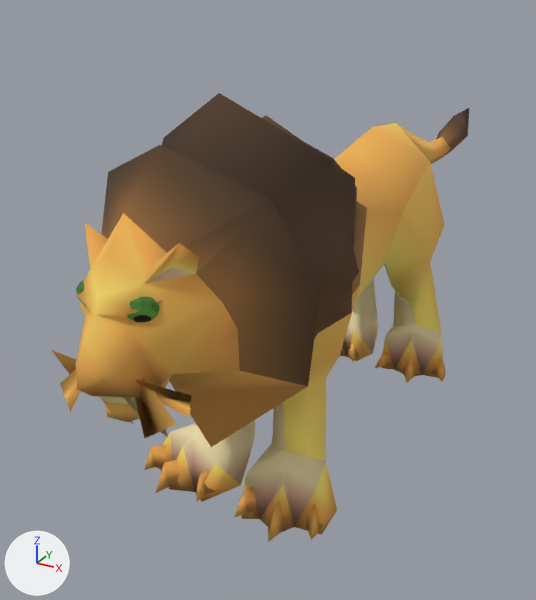
The glTF model public/assets/models/wild_lion.glb, before and after one commit.
Rendered twice from a 50 mm camera at (1.36, -2.71, 2.12) aimed at (-0.31, 0.33, 0.6). Arrows for +X, +Y and +Z are at lower left; the lights stay in place. The older version comes first. Where no turn or scale is listed for an object, it has been applied to the vertices.

The scene before the commit, as lines of its bpy script (objects in view):
```python
me_creature_lion = bpy.data.meshes.new('creature_lion')
me_creature_lion.from_pydata(...)  # 556 vertices, 920 faces; spans x -0.51..0.49, y -1.29..2.3, z -0.01..1.71
me_creature_lion.materials.append(mat_creatures_mat)
ob_creature_lion = bpy.data.objects.new('creature_lion', me_creature_lion)
ob_creature_lion.location = (0.0, 0.0, 0.047)
```
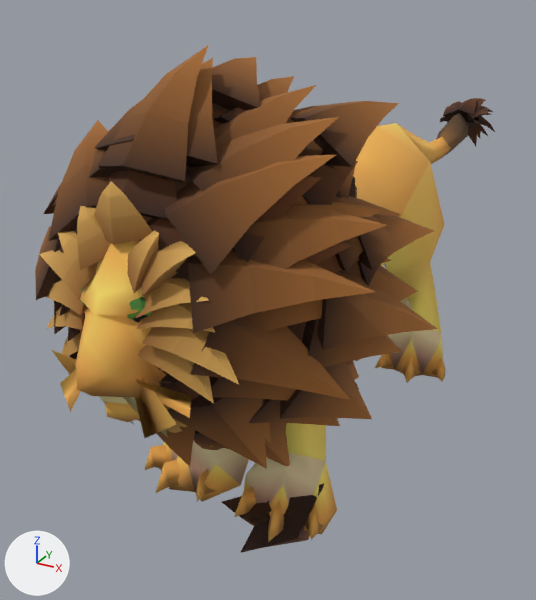
Pixel boxes (x1, y1, x2, y2) of what changed, in the pictures (536 x 600 px):
'lion_fur', added (brown): after (35, 46, 495, 553)
'creature_lion', unchanged, covered by the edit: before (52, 93, 469, 542); after (52, 103, 468, 542)

Patch to the scene script:
```diff
--- a/public/assets/models/wild_lion.glb.py
+++ b/public/assets/models/wild_lion.glb.py
@@ mat_lion_fur @@
+mat_lion_fur = bpy.data.materials.new('lion_fur')
+mat_lion_fur.use_nodes = True; mat_lion_fur.node_tree.nodes.clear()
+_N = mat_lion_fur.node_tree.nodes; _L = mat_lion_fur.node_tree.links
+n0 = _N.new('ShaderNodeBsdfPrincipled'); n0.name = 'Principled BSDF'
+n0.inputs[2].default_value = 0.9  # 'Roughness'
+n1 = _N.new('ShaderNodeOutputMaterial'); n1.name = 'Material Output'
+n2 = _N.new('ShaderNodeVertexColor'); n2.name = 'Color Attribute'
+_L.new(n0.outputs[0], n1.inputs[0])  # 'BSDF' to 'Surface'
+_L.new(n2.outputs[0], n0.inputs[0])  # 'Color' to 'Base Color'
@@ me_lion_fur @@
+me_lion_fur.from_pydata(...)  # 2535 vertices, 4290 faces; spans x -0.77..0.75, y -1.15..2.53, z -0.27..1.87
+me_lion_fur.materials.append(mat_lion_fur)
@@ ob_lion_fur @@
+ob_lion_fur = bpy.data.objects.new('lion_fur', me_lion_fur)
+ob_lion_fur.location = (0.0, 0.0, 0.047)
```
